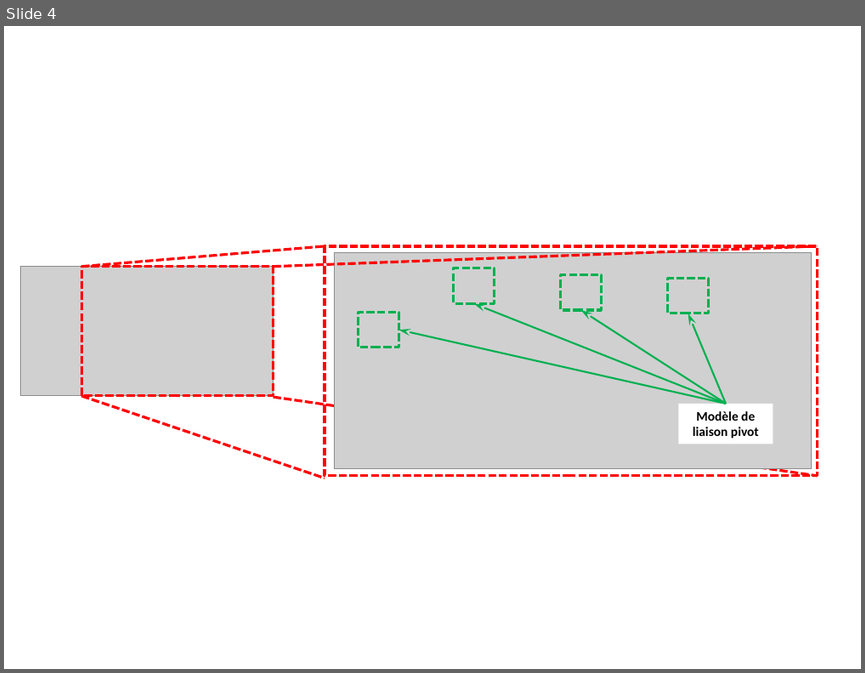
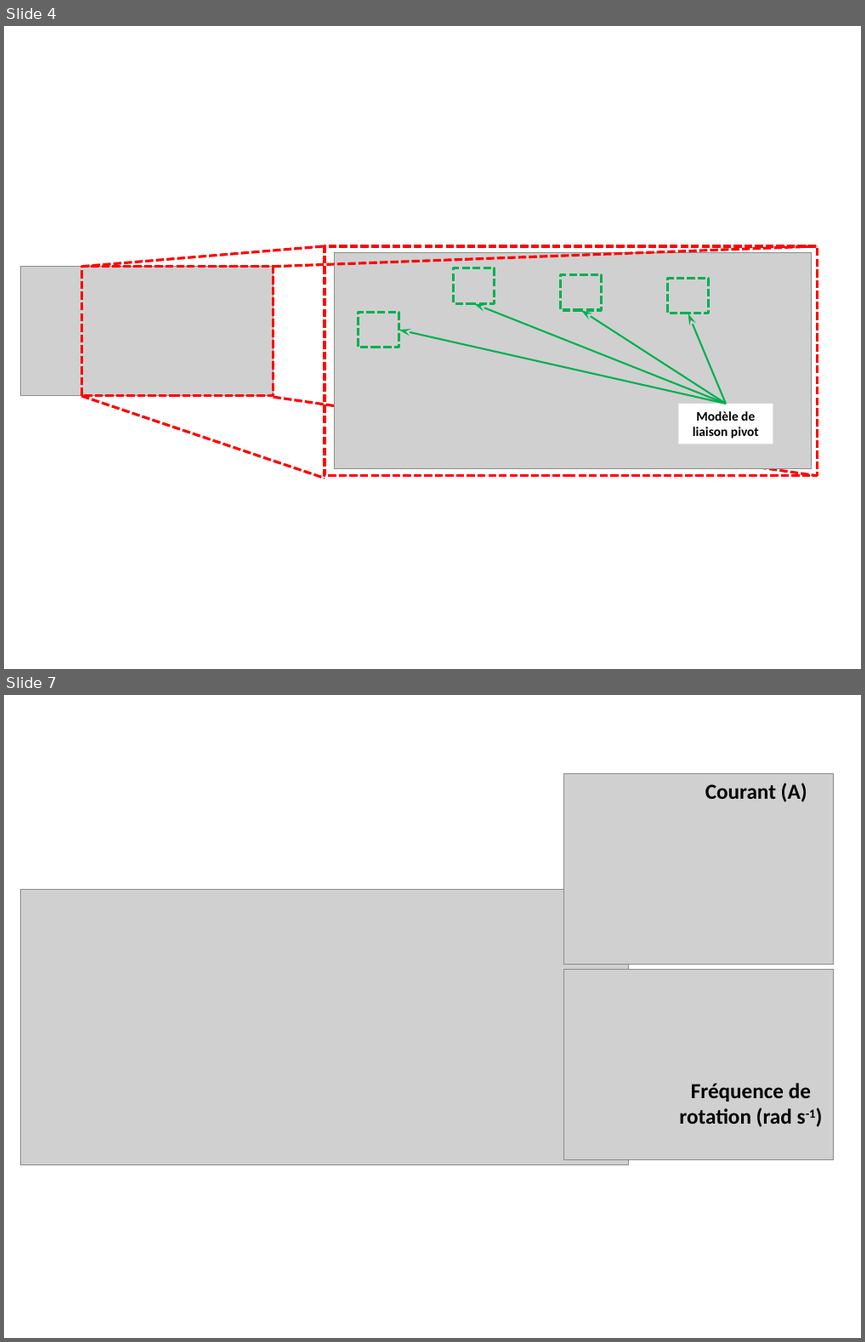
Before and after one commit to xpessoles/Cy_01_PSI_ModelisationLinNonLin, a slide deck: Cours/01_Modelisation_Multiphysique/images/Figures.pptx. Shown one above the other, each under a label of ours: slide 4 before the commit, slides 4 and 7 after it; the slides between them are not shown. The pictures are 865x673 and 865x1342 pixels, drawn with LibreOffice and Linux fonts; fonts in the diff are those of the drawing; grey boxes stand for pictures. Boxes give left, top, right and bottom in pixels: in the first picture for what was removed or moved away, otherwise in the second. Text is boxed around its words. In the diff, an @@ line names an element or a change of style, - is before the commit and + after.

```diff
--- a/Cours/01_Modelisation_Multiphysique/images/Figures.pptx
+++ b/Cours/01_Modelisation_Multiphysique/images/Figures.pptx
@@ slide 7 added at bbox=[4, 695, 861, 1338], background #FFFFFF @@
@@ picture added at bbox=[563, 774, 834, 965] @@
@@ text added at bbox=[705, 783, 807, 802], 18 pt, text #000000, bold @@
+Courant (A)
@@ picture added at bbox=[21, 890, 629, 1165] @@
@@ picture added at bbox=[563, 970, 834, 1160] @@
@@ text added at bbox=[679, 1083, 816, 1127], 18 pt, text #000000, bold @@
+Fréquence de rotation (rad s-1)
```
Also in this commit, not shown: 1 other slide added, 6 other files.
